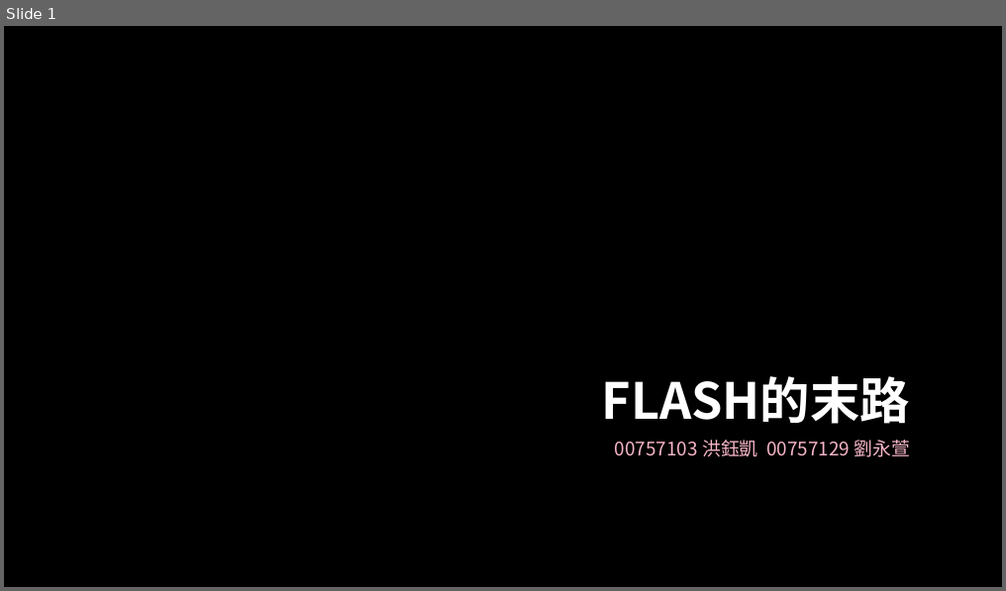
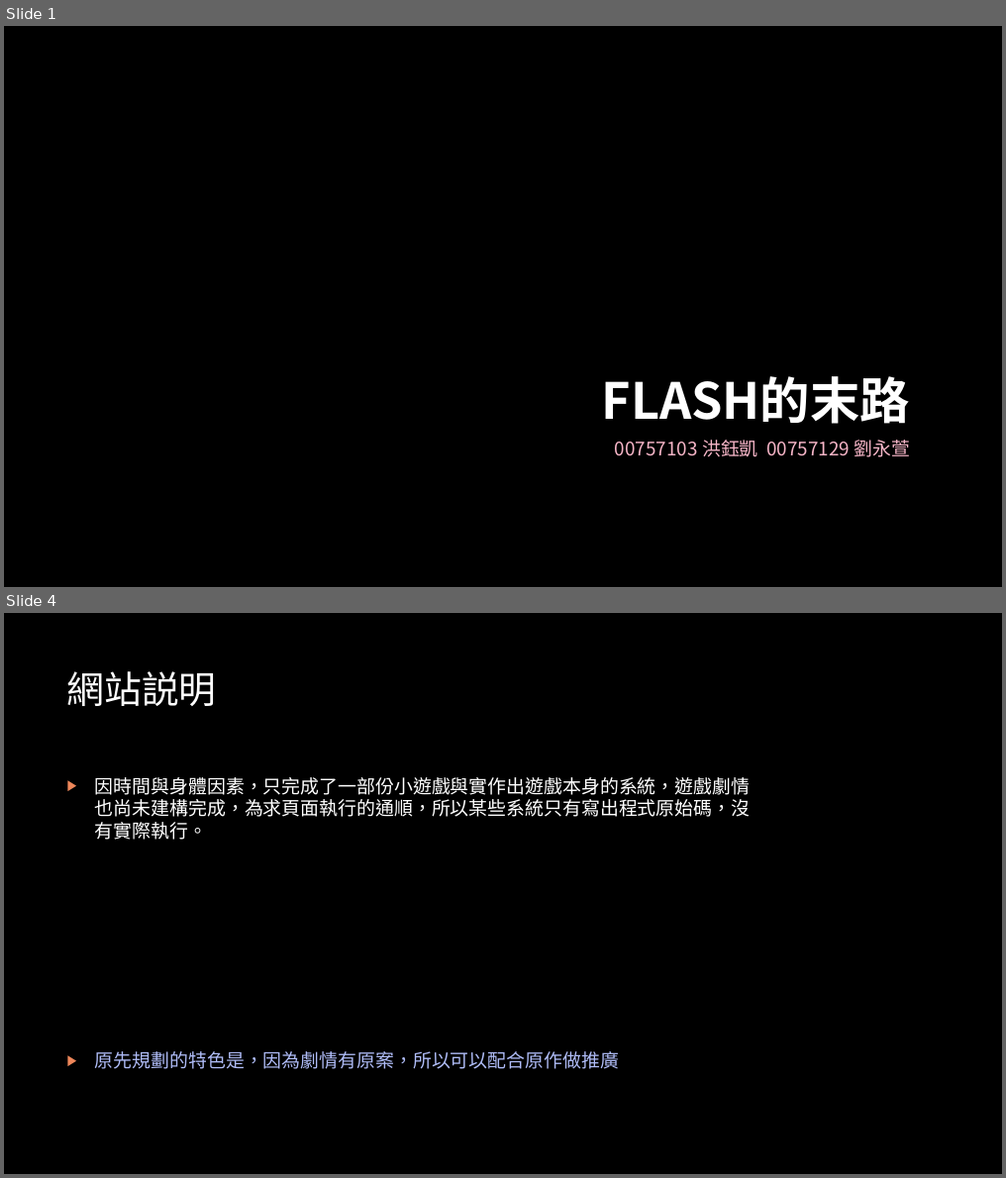
Before and after one commit to Yukimi27043816/WebProgrammingFinalProject, a slide deck: FLASH的末路-00757103+00757129.pptx. Shown one above the other, each under a label of ours: slide 1 before the commit, slides 1 and 4 after it; the slides between them are not shown. The pictures are 1006x591 and 1006x1178 pixels, drawn with LibreOffice and Linux fonts; fonts in the diff are those of the drawing; background and template pictures are left out. Boxes give left, top, right and bottom in pixels: in the first picture for what was removed or moved away, otherwise in the second. Text is boxed around its words. In the diff, an @@ line names an element or a change of style, - is before the commit and + after.

```diff
--- a/FLASH的末路-00757103+00757129.pptx
+++ b/FLASH的末路-00757103+00757129.pptx
@@ slide 4 added at <box>4,613,1002,1174</box>, background picture (left out) @@
@@ text added at <box>67,671,217,706</box>, 36 pt, text #FFFFFF @@
+網站説明
@@ text added at <box>95,777,749,1069</box>, 18 pt, text #FFFFFF @@
+▶ 因時間與身體因素，只完成了一部份小遊戲與實作出遊戲本身的系統，遊戲劇情也尚未建構完成，為求頁面執行的通順，所以某些系統只有寫出程式原始碼，沒有實際執行。
+▶ 原先規劃的特色是，因為劇情有原案，所以可以配合原作做推廣
```
Also in this commit, not shown: 2 slides changed, 2 other slides added, 1 slide removed, 1 other file.
